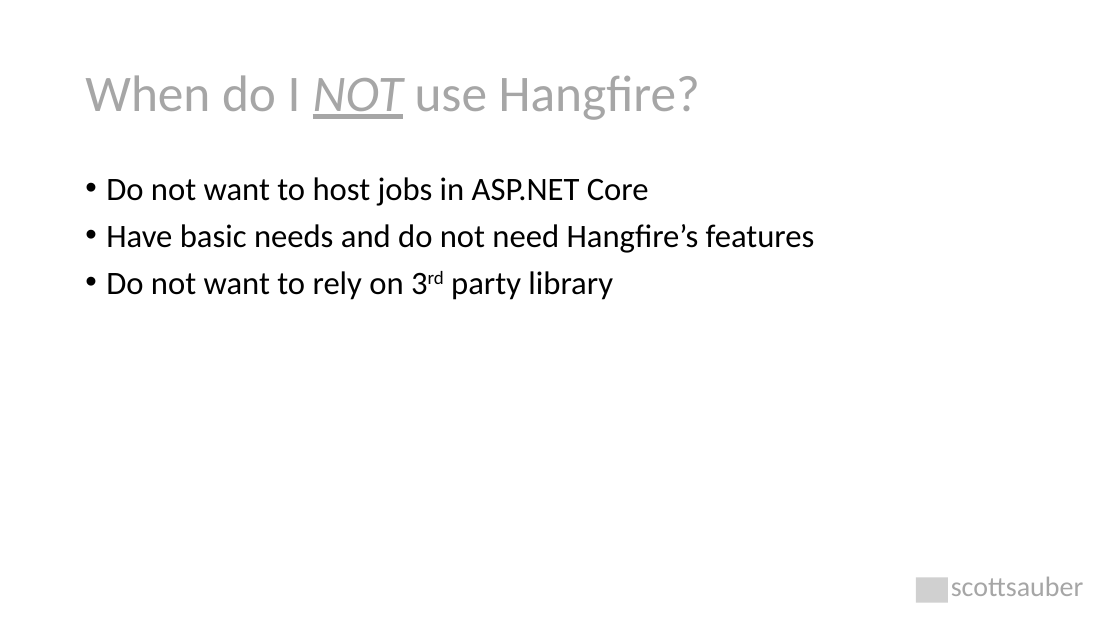
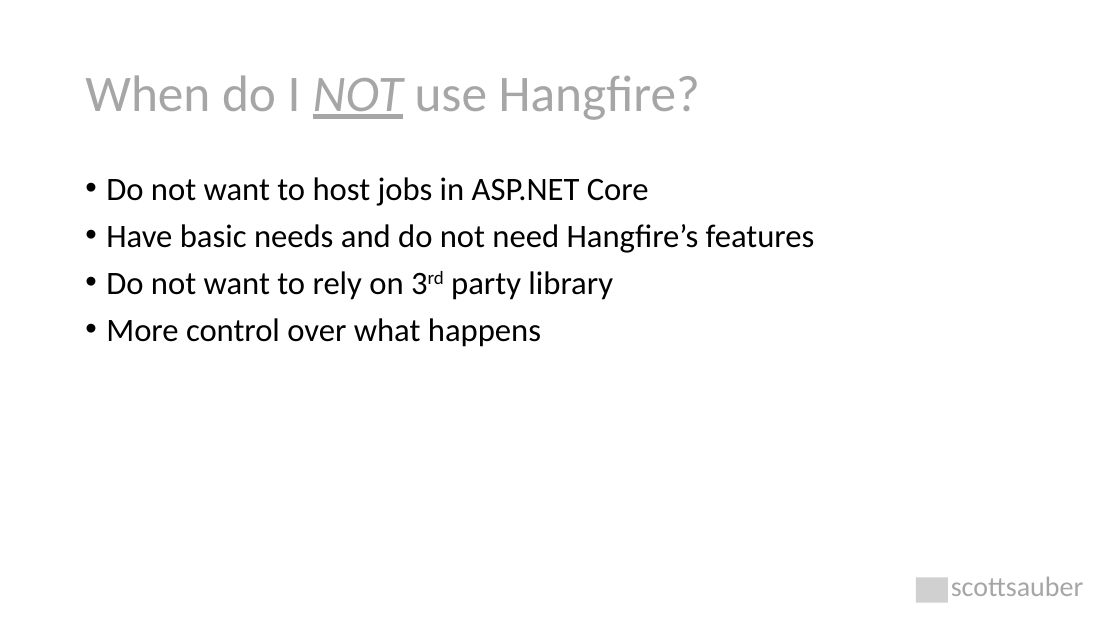
Before and after one commit to nirzaf/DotNetWorkShopTalk, a slide deck: slide 36 of 2021-04-01-TwinCitiesDotNetUserGroup-TheBackgroundOnBackgroundTasksInDotNetCore/The Background on Background Tasks.pptx. Drawn at 1120x630 pixels with LibreOffice and Linux fonts; fonts in the diff are those of the drawing; grey boxes stand for pictures. Boxes give left, top, right and bottom in pixels: in the first picture for what was removed or moved away, otherwise in the second. Text is boxed around its words. In the diff, an @@ line names an element or a change of style, - is before the commit and + after.

```diff
--- a/2021-04-01-TwinCitiesDotNetUserGroup-TheBackgroundOnBackgroundTasksInDotNetCore/The Background on Background Tasks.pptx
+++ b/2021-04-01-TwinCitiesDotNetUserGroup-TheBackgroundOnBackgroundTasksInDotNetCore/The Background on Background Tasks.pptx
@@ text at (x1=106, y1=318, x2=541, y2=347): paragraph added @@
+• More control over what happens
```
Also in this commit, not shown: 1 other slide changed.
